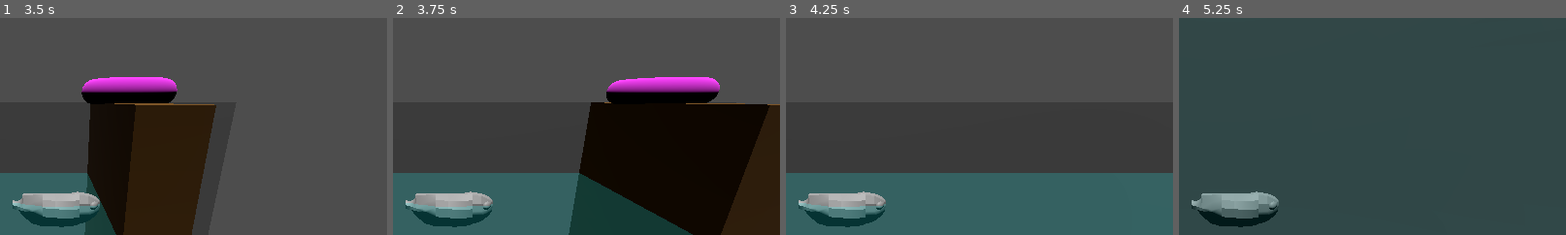
Above: before the commit, frames 1-4 (left to right).
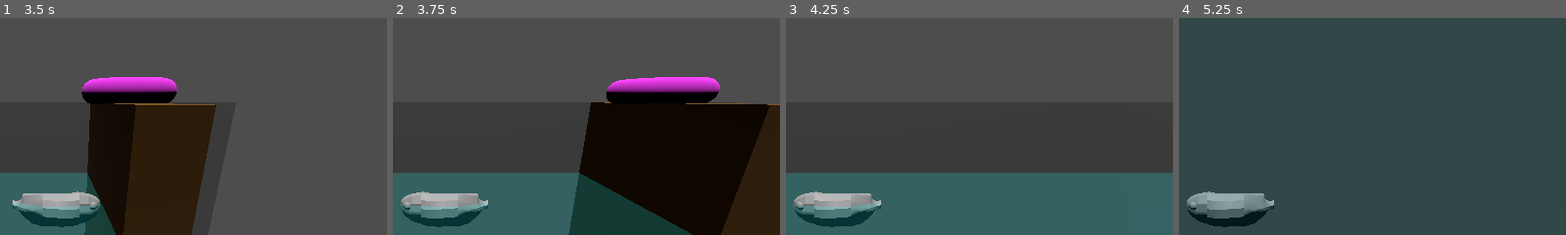
Above: after the commit, the same moments.

Repository: manusfishy/too-fishy
Game: Godot game, scene res://scenes/main_scene.tscn
Two runs of this game, one before a commit and one after it. Both use one fixed random seed, a clock stepped at 60 frames per second and the inputs below.
Inputs (mouse positions are % of the whole screen's width and height, from its top left):
- Up to frame 1 (3.5 s): move the mouse to (72, 45) at 0.52 s; press the mouse at (72, 45) at 0.53 s; hold Right (move_right) 0.53-1.28 s; move the mouse to (30, 55) at 1.27 s; release the mouse at (30, 55) at 1.28 s; hold Down (move_down) 1.28-2.03 s; click (30, 55) at 1.35 s; move the mouse to (60, 28) at 2.02 s; press the mouse at (60, 28) at 2.03 s; hold Right (move_right) 2.03-2.78 s; move the mouse to (45, 70) at 2.77 s; release the mouse at (45, 70) at 2.78 s; hold Up (move_up) from 2.78 s (still down); click (45, 70) at 2.85 s
- Up to frame 2 (3.75 s): move the mouse to (80, 65) at 3.52 s; release Up (move_up) at 3.53 s; press the mouse at (80, 65) at 3.53 s; hold Left (move_left) from 3.53 s (still down)
- Up to frame 3 (4.25 s): keep holding Left (move_left)
- Up to frame 4 (5.25 s): move the mouse to (20, 35) at 4.27 s; release the mouse at (20, 35) at 4.28 s; click (20, 35) at 4.35 s; move the mouse to (55, 50) at 5.02 s; release Left (move_left) at 5.03 s; press the mouse at (55, 50) at 5.03 s; hold Down (move_down) from 5.03 s (still down)
The pictures show only the part of the screen within x 43-93%, y 6-56%; the shares and areas given below are measured in that part.

Frame 1 is identical in both runs. In frame 2, 1.4% of the frame differs, in the area x 2-26%, y 79-97%; in frame 3, 1.4%; in frame 4, 1.3%.

Commit message:
rotate, baby rotate

Diff:
--- a/scenes/player.tscn
+++ b/scenes/player.tscn
@@ -25,11 +25,6 @@
 [node name="Camera3D" type="Camera3D" parent="."]
 transform = Transform3D(1, 0, 0, 0, 0.935049, 0.35452, 0, -0.35452, 0.935049, 0, 2.39688, 5.76341)
 
-[node name="submarine" parent="." instance=ExtResource("2_qhqgy")]
-transform = Transform3D(20, 0, 0, 0, 20, 0, 0, 0, 20, 0, 0.155944, 0)
-
-[node name="FishSub" parent="." instance=ExtResource("2_qhqgy")]
-
 [node name="hook" type="RigidBody3D" parent="."]
 transform = Transform3D(1, 0, 0, 0, 1, 0, 0, 0, 1, -0.366111, 0.684915, 0.292612)
 physics_material_override = SubResource("PhysicsMaterial_qhqgy")
@@ -53,4 +48,9 @@
 mesh = SubResource("CapsuleMesh_dqkch")
 skeleton = NodePath("../..")
 
+[node name="Pivot" type="Node3D" parent="."]
+transform = Transform3D(20, 0, 0, 0, 20, 0, 0, 0, 20, 0, 0.155944, 0)
+
+[node name="submarine" parent="Pivot" instance=ExtResource("2_qhqgy")]
+
 [connection signal="body_entered" from="hook" to="hook" method="_on_body_entered"]
--- a/scripts/player.gd
+++ b/scripts/player.gd
@@ -25,8 +25,12 @@
 
 	if Input.is_action_pressed("move_right"):
 		direction.x += 1
+		if $Pivot.rotation[1] < 0:
+			$Pivot.rotate_y(deg_to_rad(180))
 	if Input.is_action_pressed("move_left"):
 		direction.x -= 1
+		if $Pivot.rotation[1] >= 0:
+			$Pivot.rotate_y(deg_to_rad(180))
 	if Input.is_action_pressed("move_up"):
 		direction.y += 1
 		if position.y >= 0:
@@ -37,6 +41,8 @@
 	target_velocity.x = direction.x * speed_horizontal
 	target_velocity.y = direction.y * speed_vertical
 	target_velocity.z = 0
+
+
 
 	velocity = target_velocity
 	move_and_slide()
